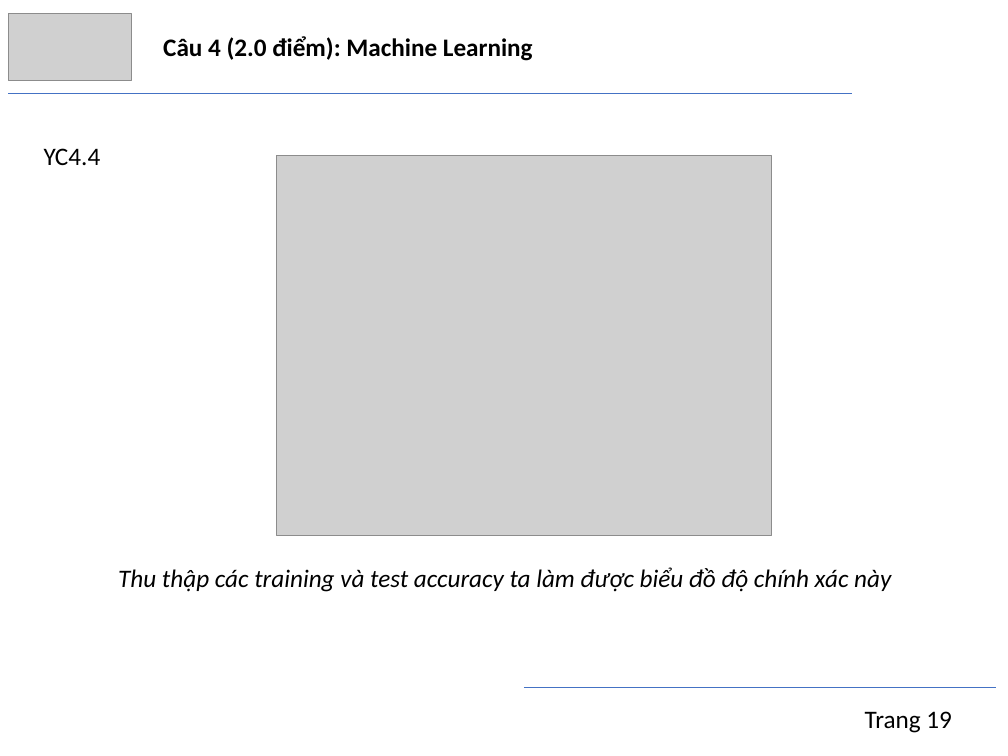
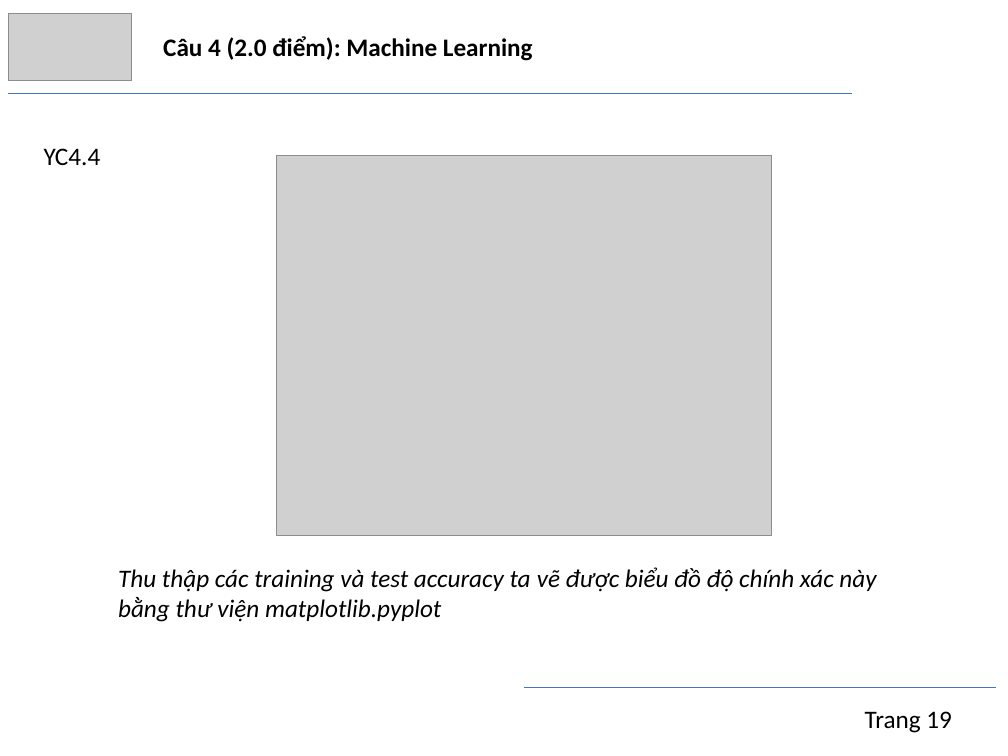
Before and after one commit to trngbro/AI, a slide deck: slide 20 of present/final/presentation.pptx. Drawn at 1008x756 pixels with LibreOffice and Linux fonts; fonts in the diff are those of the drawing; grey boxes stand for pictures. Boxes give left, top, right and bottom in pixels: in the first picture for what was removed or moved away, otherwise in the second. Text is boxed around its words. In the diff, an @@ line names an element or a change of style, - is before the commit and + after.

```diff
--- a/present/final/presentation.pptx
+++ b/present/final/presentation.pptx
@@ text at <box>118,567,876,622</box>: text changed @@
-Thu thập các training và test accuracy ta làm được biểu đồ độ chính xác này
+Thu thập các training và test accuracy ta vẽ được biểu đồ độ chính xác này bằng thư viện matplotlib.pyplot
```
Also in this commit, not shown: 15 other slides changed, 1 other file.
